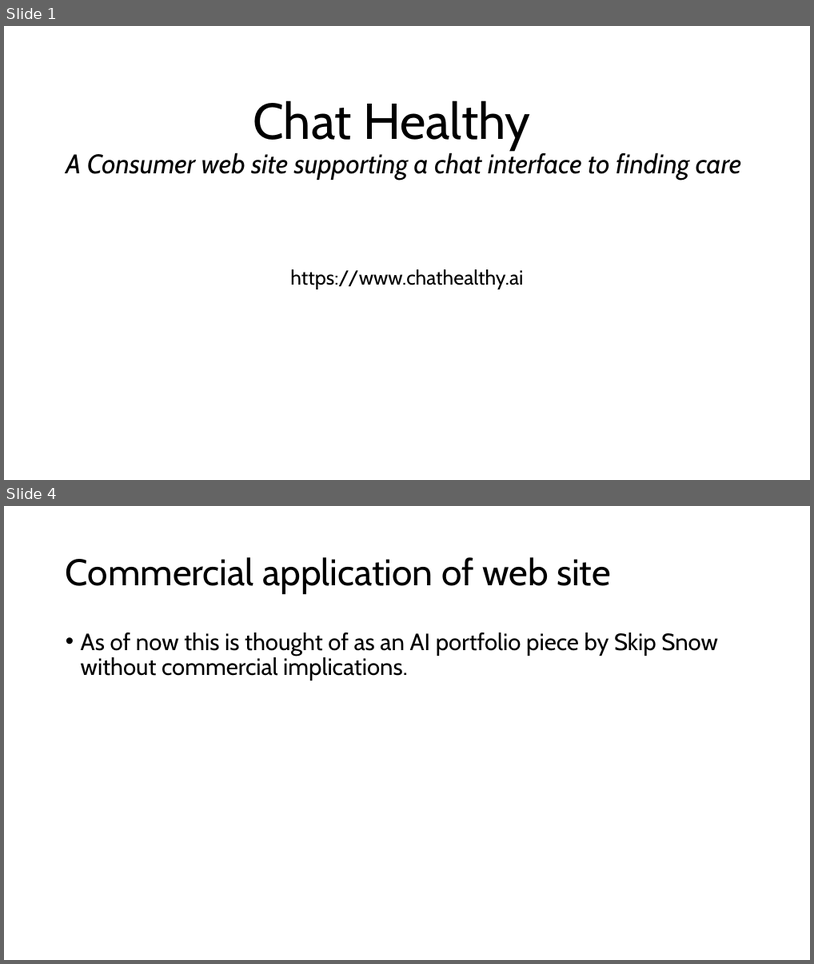
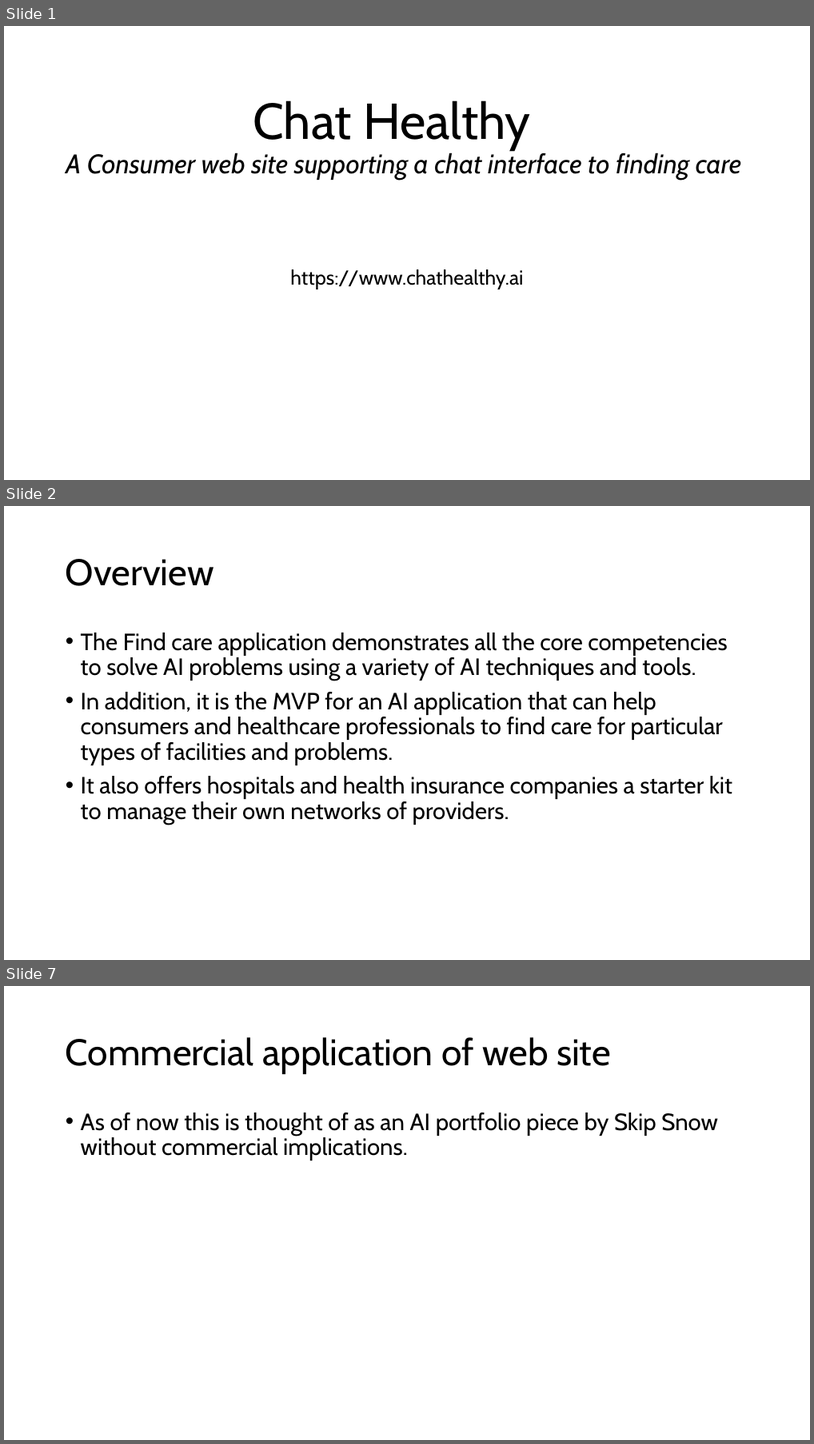
Before and after one commit to SkipSnow/ChatHealthyRepo, a slide deck: Documentation/ProjectArchitecture.pptx. Shown one above the other, each under a label of ours: slides 1 and 4 before the commit, slides 1, 2 and 7 after it; the slides between them are not shown. The pictures are 814x964 and 814x1444 pixels, drawn with LibreOffice and Linux fonts; fonts in the diff are those of the drawing. Boxes give left, top, right and bottom in pixels: in the first picture for what was removed or moved away, otherwise in the second. Text is boxed around its words. In the diff, an @@ line names an element or a change of style, - is before the commit and + after.

```diff
--- a/Documentation/ProjectArchitecture.pptx
+++ b/Documentation/ProjectArchitecture.pptx
@@ slide 2 added at (x1=4, y1=506, x2=810, y2=960), background #FFFFFF @@
@@ title added at (x1=66, y1=559, x2=214, y2=586), 44 pt, text #000000 @@
+Overview
@@ text added at (x1=81, y1=632, x2=733, y2=824), 28 pt, text #000000 @@
+• The Find care application demonstrates all the core competencies to solve AI problems using a variety of AI techniques and tools.
+• In addition, it is the MVP for an AI application that can help consumers and healthcare professionals to find care for particular types of facilities and problems.
+• It also offers hospitals and health insurance companies a starter kit to manage their own networks of providers.
@@ what was slide 4 is now slide 7 @@
```
Also in this commit, not shown: 2 slides changed, 2 other slides added, 36 other files.
